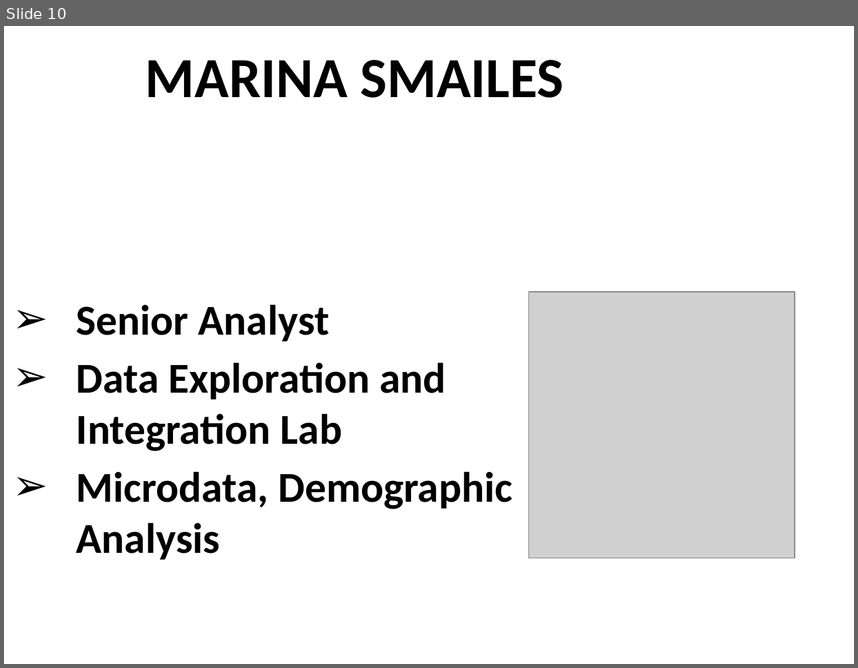
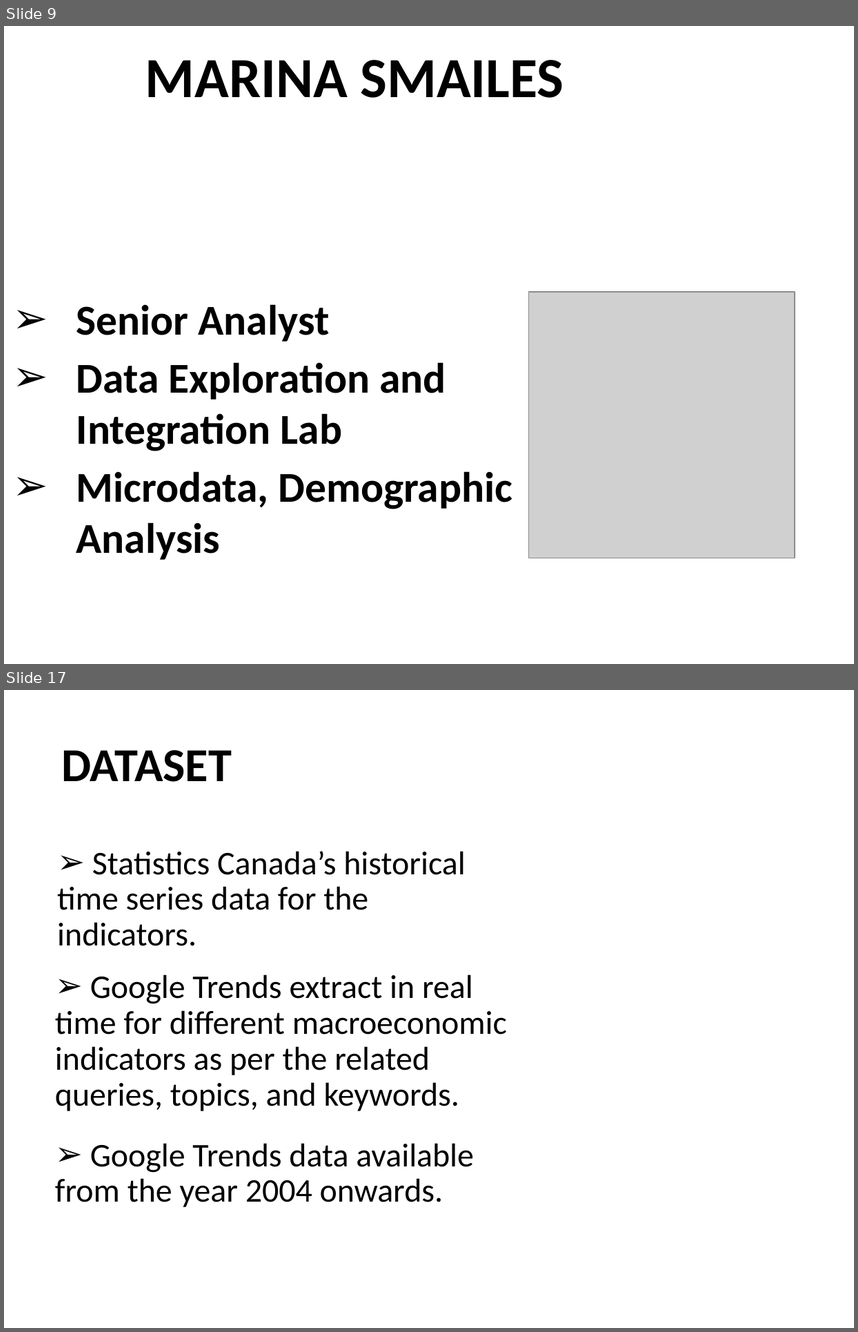
Before and after one commit to ubco-mds-2021-labs/capstone-project-googletrends_capstone, a slide deck: admin/weekly-updates/week8/sample final ppt.pptx. Shown one above the other, each under a label of ours: slide 10 before the commit, slides 9 and 17 after it; the slides between them are not shown. The pictures are 858x668 and 858x1332 pixels, drawn with LibreOffice and Linux fonts; fonts in the diff are those of the drawing; grey boxes stand for pictures. Boxes give left, top, right and bottom in pixels: in the first picture for what was removed or moved away, otherwise in the second. Text is boxed around its words. In the diff, an @@ line names an element or a change of style, - is before the commit and + after.

```diff
--- a/admin/weekly-updates/week8/sample final ppt.pptx
+++ b/admin/weekly-updates/week8/sample final ppt.pptx
@@ slide 17 added at (4, 690, 854, 1328), background #FFFFFF @@
@@ text added at (61, 750, 232, 782), 40 pt, text #000000, bold @@
+DATASET
@@ text added at (57, 851, 465, 946), 28 pt, text #000000 @@
+➢ Statistics Canada’s historical time series data for the indicators.
@@ text added at (55, 974, 507, 1111), 28 pt, text #000000 @@
+➢ Google Trends extract in real time for different macroeconomic indicators as per the related queries, topics, and keywords.
@@ text added at (55, 1143, 474, 1207), 28 pt, text #000000 @@
+➢ Google Trends data available from the year 2004 onwards.
@@ what was slide 10 is now slide 9 @@
```
Also in this commit, not shown: 4 slides changed, 6 other slides added, 6 slides removed, 1 other file.
